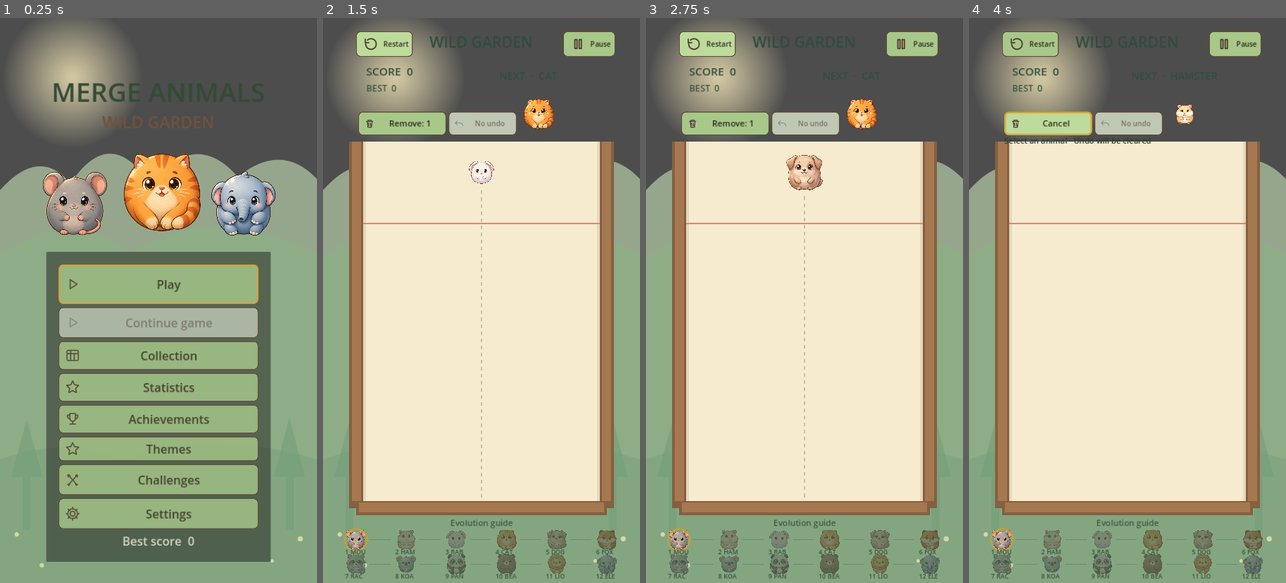
Above: before the commit, frames 1-4 (left to right).
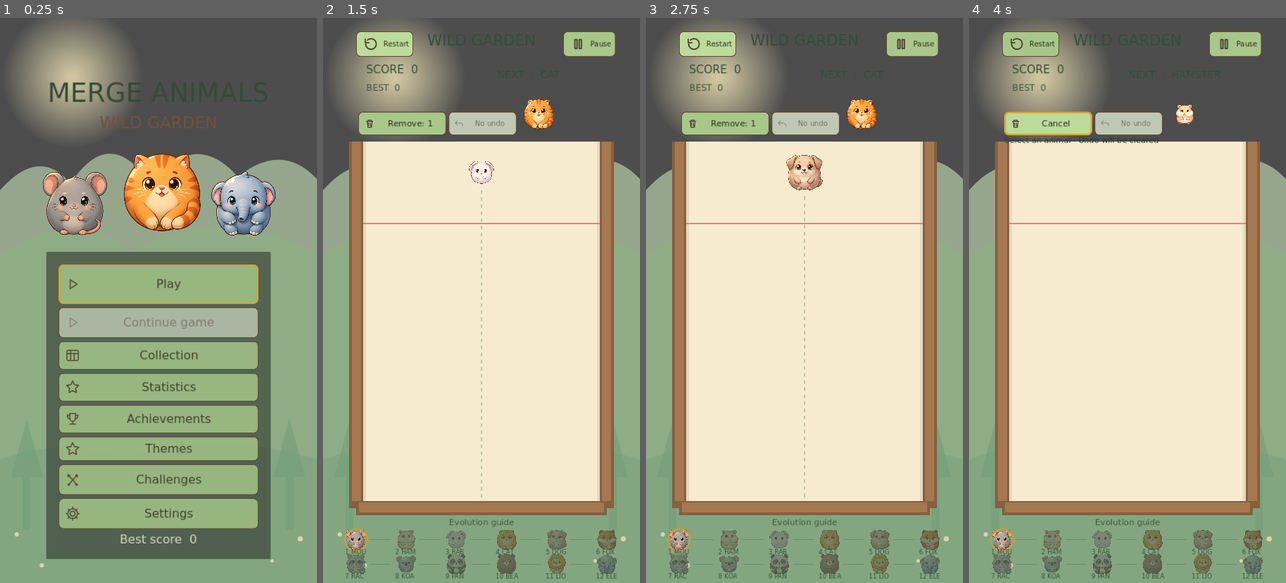
Above: after the commit, the same moments.

Repository: sandikovcusu-commits/MergeAnimal
Game: Godot game, scene res://scenes/ui/MainMenu.tscn
The game is run twice, just before and just after one commit, with the same random seed, the same clock (stepped at 60 frames per second) and the same inputs.
Inputs:
- Up to frame 1 (0.25 s): no input
- Up to frame 2 (1.5 s): click "Play" at 0.5 s; click "Restart" at 1.25 s
- Up to frame 3 (2.75 s): click "Restart" at 2 s
- Up to frame 4 (4 s): click "Restart" at 2.75 s; click "Remove: 1" at 3.5 s

The runs differ from the first frame. In frame 1, 2.7% of the frame differs, in the area x 14-86%, y 11-97%; in frame 2, 1.0%; in frame 3, 1.0%; in frame 4, 1.2%.

Commit message:
Bundle licensed font with Azerbaijani and Cyrillic coverage
Co-authored-by: arena-agent <297053741+arena-agent@users.noreply.github.com>

Diff:
--- a/MergeAnimals/project.godot
+++ b/MergeAnimals/project.godot
@@ -15,6 +15,9 @@
 window/stretch/aspect="keep"
 window/handheld/orientation=1
 
+[gui]
+theme/custom_font="res://assets/fonts/DejaVuSans.ttf"
+
 [physics]
 common/physics_ticks_per_second=120
 
--- a/MergeAnimals/scripts/gameplay/Game.gd
+++ b/MergeAnimals/scripts/gameplay/Game.gd
@@ -1116,7 +1116,7 @@
 	if current_data and is_playing() and _can_aim():
 		draw_dashed_line(Vector2(aim_x, spawn_height + current_data.radius + 12), Vector2(aim_x, floor_height - 8), Color(0.38, 0.48, 0.37, 0.35), 2.0, 8.0)
 	# Two rows keep all twelve tiers in the bottom margin without shrinking the board.
-	var font := ThemeDB.fallback_font
+	var font := preload("res://assets/fonts/DejaVuSans.ttf")
 	for i in range(animals.size()):
 		var item := animals[i]
 		var x := 75.0 + (i % 6) * 114.0
--- a/MergeAnimals/scripts/ui/MainMenu.gd
+++ b/MergeAnimals/scripts/ui/MainMenu.gd
@@ -124,7 +124,7 @@
 	settings_panel.closed.connect(func(): settings_panel = null; settings_button.grab_focus())
 func _draw() -> void:
 	draw_texture_rect(ThemeStore.background(), Rect2(0, 0, 720, 1280), false)
-	var font := ThemeDB.fallback_font
+	var font := preload("res://assets/fonts/DejaVuSans.ttf")
 	draw_string(font, Vector2(0, 190), "MERGE ANIMALS", HORIZONTAL_ALIGNMENT_CENTER, 720, 60, Color("334b36"))
 	draw_string(font, Vector2(0, 250), "WILD GARDEN", HORIZONTAL_ALIGNMENT_CENTER, 720, 37, Color("73513b"))
 	draw_texture_rect(DECOR[0], Rect2(95, 345, 150, 150), false)
--- a/MergeAnimals/tests/integration/day650_localization.gd
+++ b/MergeAnimals/tests/integration/day650_localization.gd
@@ -29,10 +29,11 @@
 		for def in AchievementManager.definitions():
 			check(not def.localized_title().is_empty() and not def.localized_title().begins_with("ACH_") and not def.localized_description().begins_with("ACH_"), "%s %s achievement text resolved" % [locale, def.id])
 	var glyphs := "ƏəİıÖöÜüĞğÇçŞşАяЁё"
+	var font := preload("res://assets/fonts/DejaVuSans.ttf")
 	var absent := ""
 	for i in range(glyphs.length()):
-		if not ThemeDB.fallback_font.has_char(glyphs.unicode_at(i)): absent += glyphs.substr(i, 1)
-	check(absent.is_empty(), "fallback font Azerbaijani/Cyrillic glyphs available; absent=" + absent)
+		if not font.has_char(glyphs.unicode_at(i)): absent += glyphs.substr(i, 1)
+	check(absent.is_empty(), "bundled font Azerbaijani/Cyrillic glyphs available; absent=" + absent)
 	change_scene_to_file("res://scenes/ui/MainMenu.tscn"); await frames()
 	current_scene._settings(); await frames()
 	var panel = current_scene.settings_panel
Not shown, added: MergeAnimals/assets/fonts/DEJAVU-LICENSE.txt
Binary file added: MergeAnimals/assets/fonts/DejaVuSans.ttf
